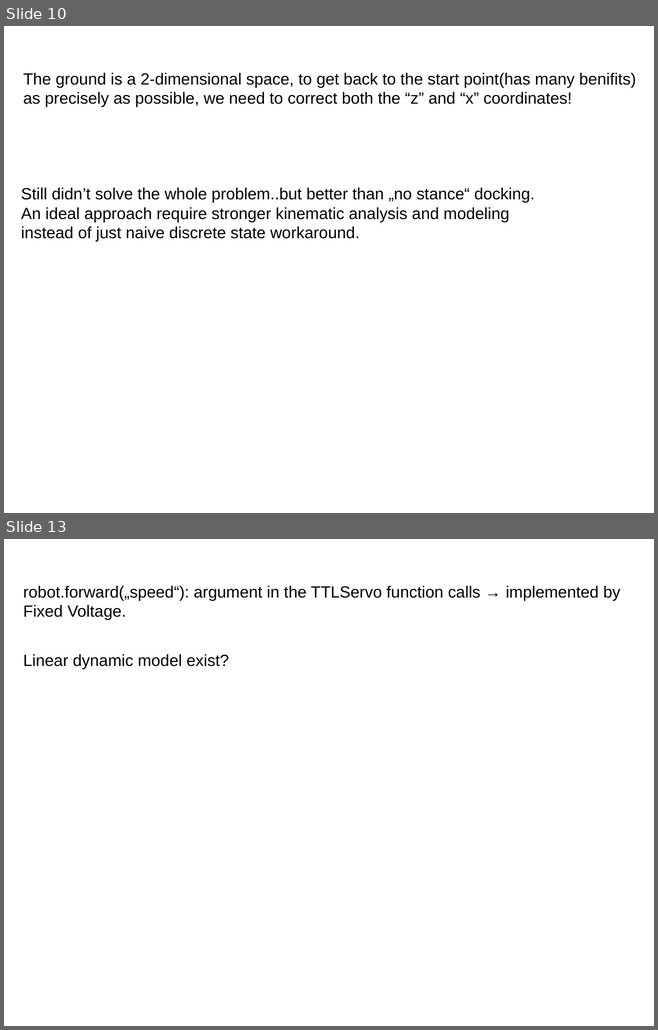
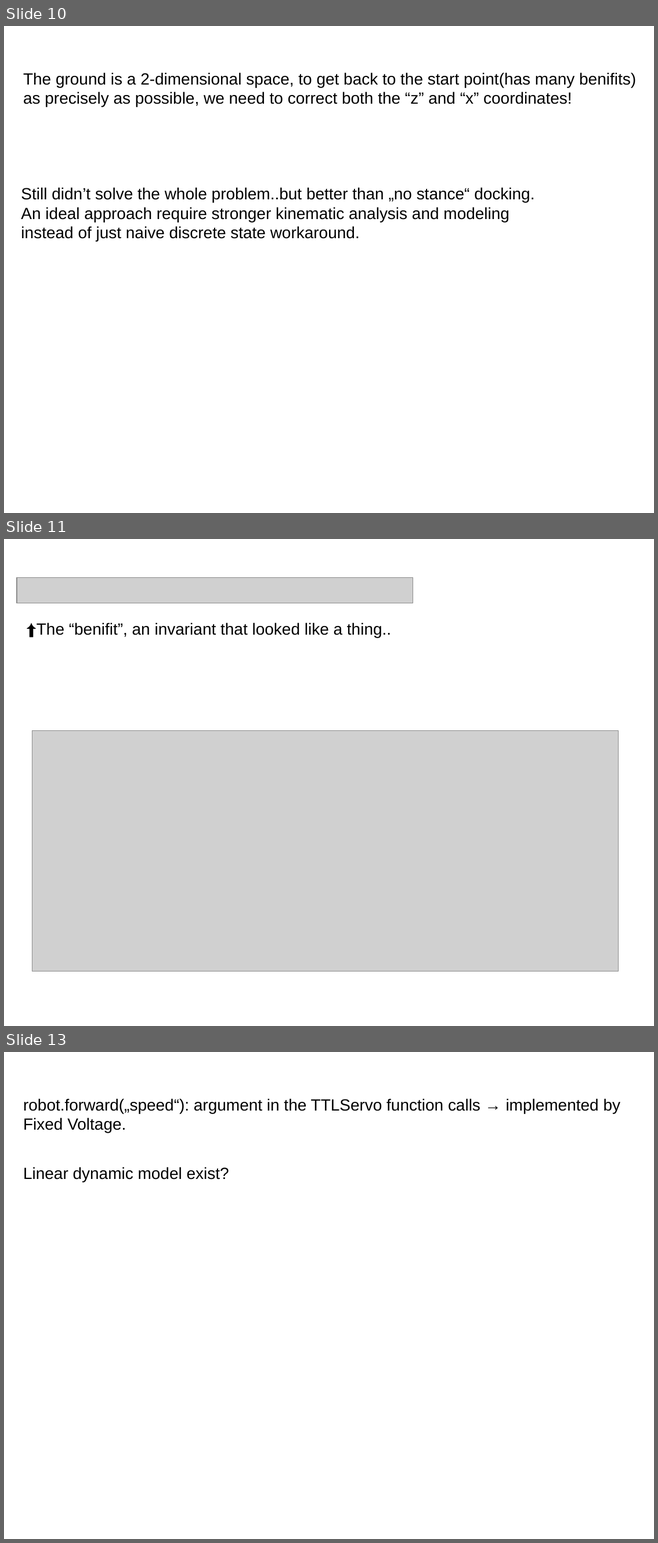
Before and after one commit to kamkanev/Self-Propelled-Arm-System, a slide deck: submission/SPAS_presentation_final.pptx. Shown one above the other, each under a label of ours: slides 10 and 13 before the commit, slides 10, 11 and 13 after it; the slides between them are not shown. The pictures are 658x1030 and 658x1543 pixels, drawn with LibreOffice and Linux fonts; fonts in the diff are those of the drawing; grey boxes stand for pictures; background and template pictures are left out. Boxes give left, top, right and bottom in pixels: in the first picture for what was removed or moved away, otherwise in the second. Text is boxed around its words. In the diff, an @@ line names an element or a change of style, - is before the commit and + after.

```diff
--- a/submission/SPAS_presentation_final.pptx
+++ b/submission/SPAS_presentation_final.pptx
@@ slide 11 added at box(4, 539, 654, 1026), background #FFFFFF @@
@@ picture added at box(17, 577, 412, 603) @@
@@ text added at box(36, 623, 391, 638), 18 pt, text #000000 @@
+⬆The “benifit”, an invariant that looked like a thing..
@@ picture added at box(32, 730, 617, 971) @@
```
Also in this commit, not shown: 5 slides changed, 1 slide removed, 1 other file.
